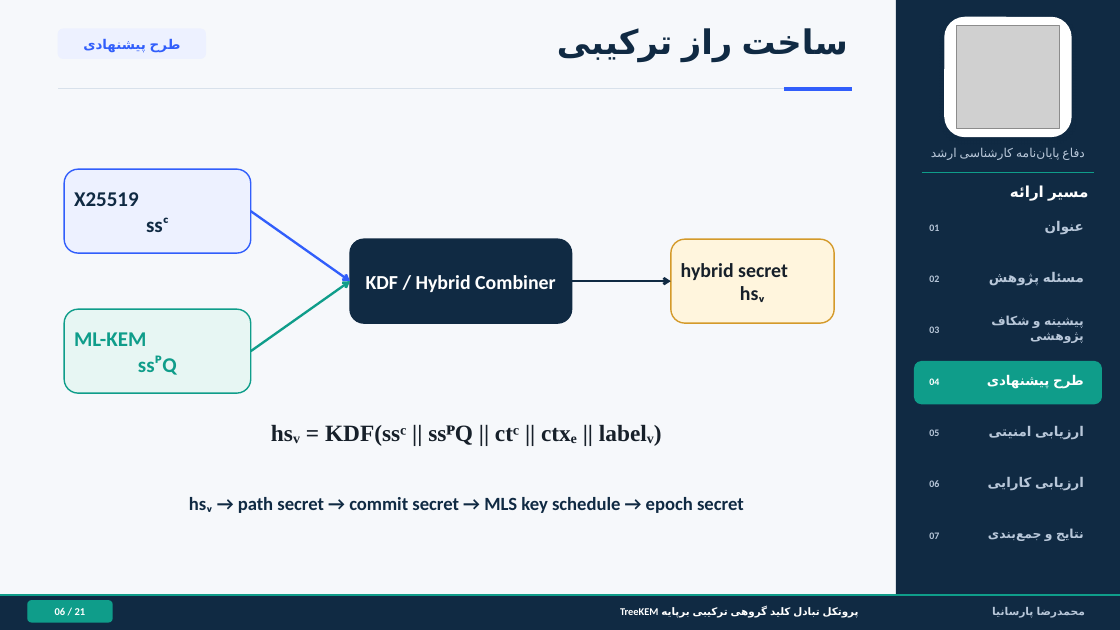
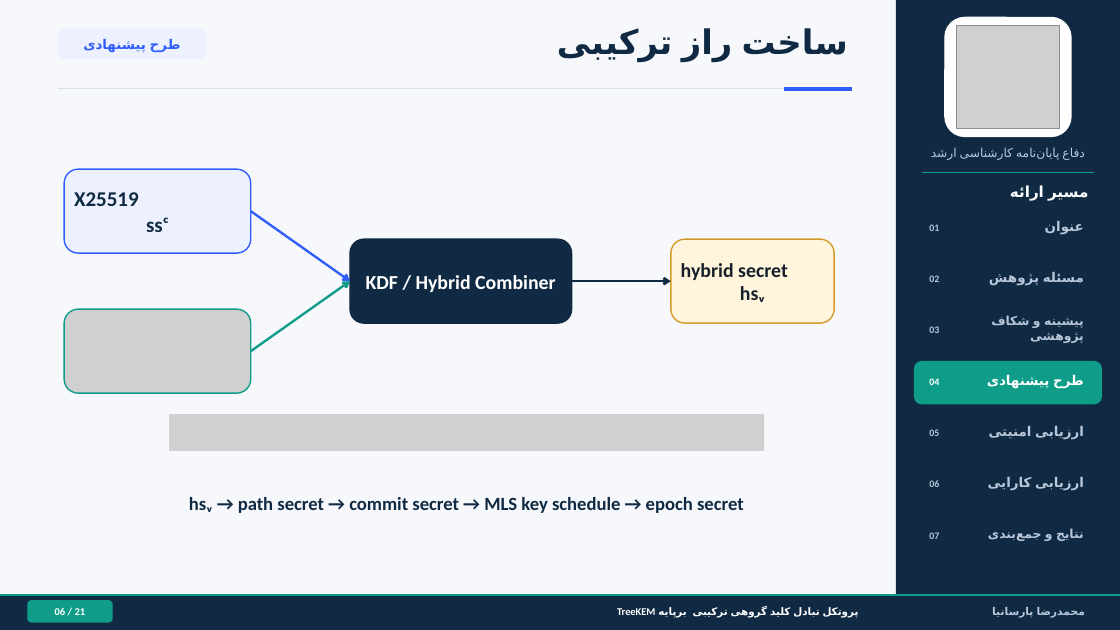
Before and after one commit to Parsania80/Master-Hybrid-MLS, a slide deck: slide 6 of ترم 4/DefensePowerPoint/Thesis_Defense_Final.pptx. Drawn at 1120x630 pixels with LibreOffice and Linux fonts; fonts in the diff are those of the drawing; grey boxes stand for pictures. Boxes give left, top, right and bottom in pixels: in the first picture for what was removed or moved away, otherwise in the second. Text is boxed around its words. In the diff, an @@ line names an element or a change of style, - is before the commit and + after.

```diff
--- a/ترم 4/DefensePowerPoint/Thesis_Defense_Final.pptx
+++ b/ترم 4/DefensePowerPoint/Thesis_Defense_Final.pptx
@@ rounded rectangle removed at (x1=64, y1=309, x2=250, y2=393) @@
-ML-KEM
-ssᴾQ
@@ picture added at (x1=64, y1=309, x2=250, y2=393) @@
@@ picture added at (x1=169, y1=414, x2=764, y2=451) @@
@@ text removed at (x1=271, y1=424, x2=662, y2=446) @@
-hsᵥ = KDF(ssᶜ || ssᴾQ || ctᶜ || ctxₑ || labelᵥ)
```
Also in this commit, not shown: 16 other slides changed, 1 other file.
